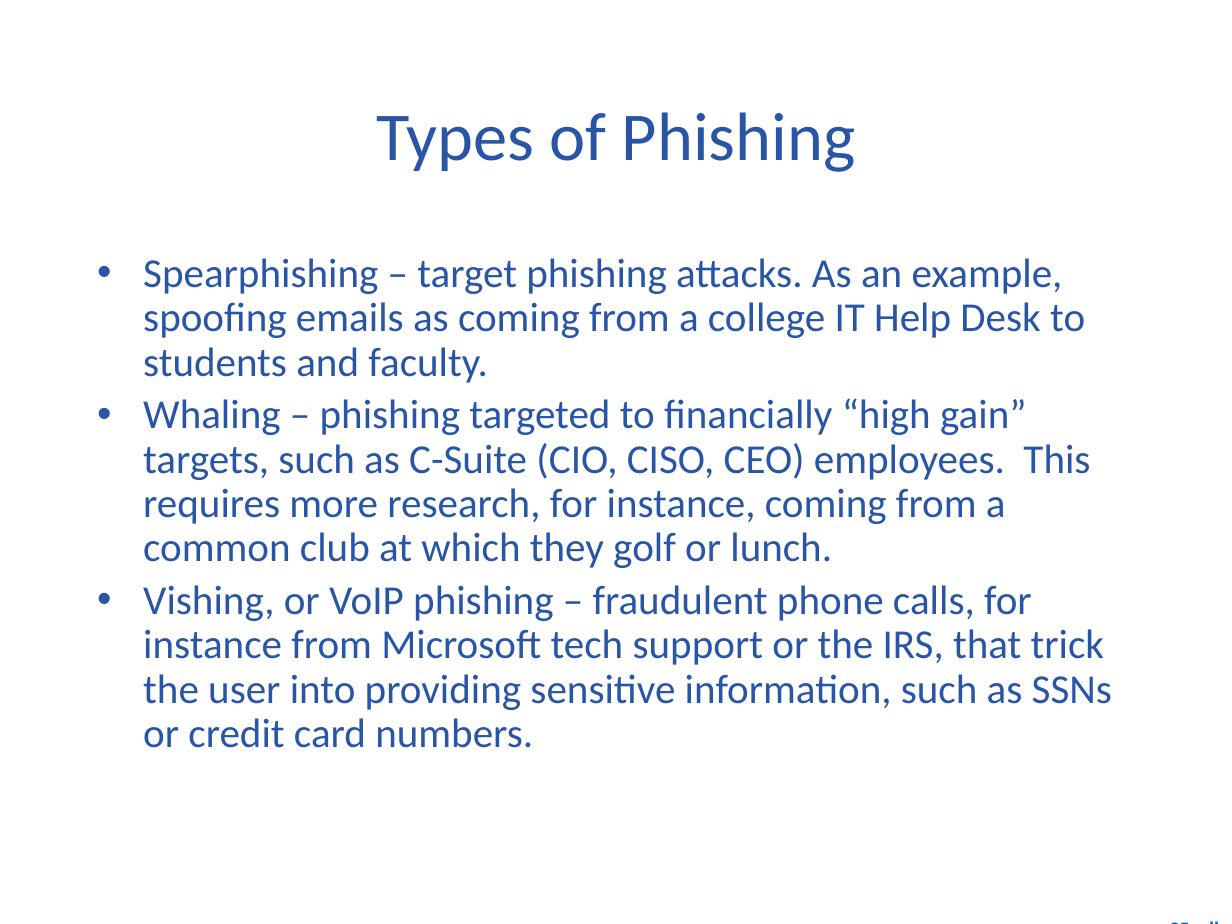
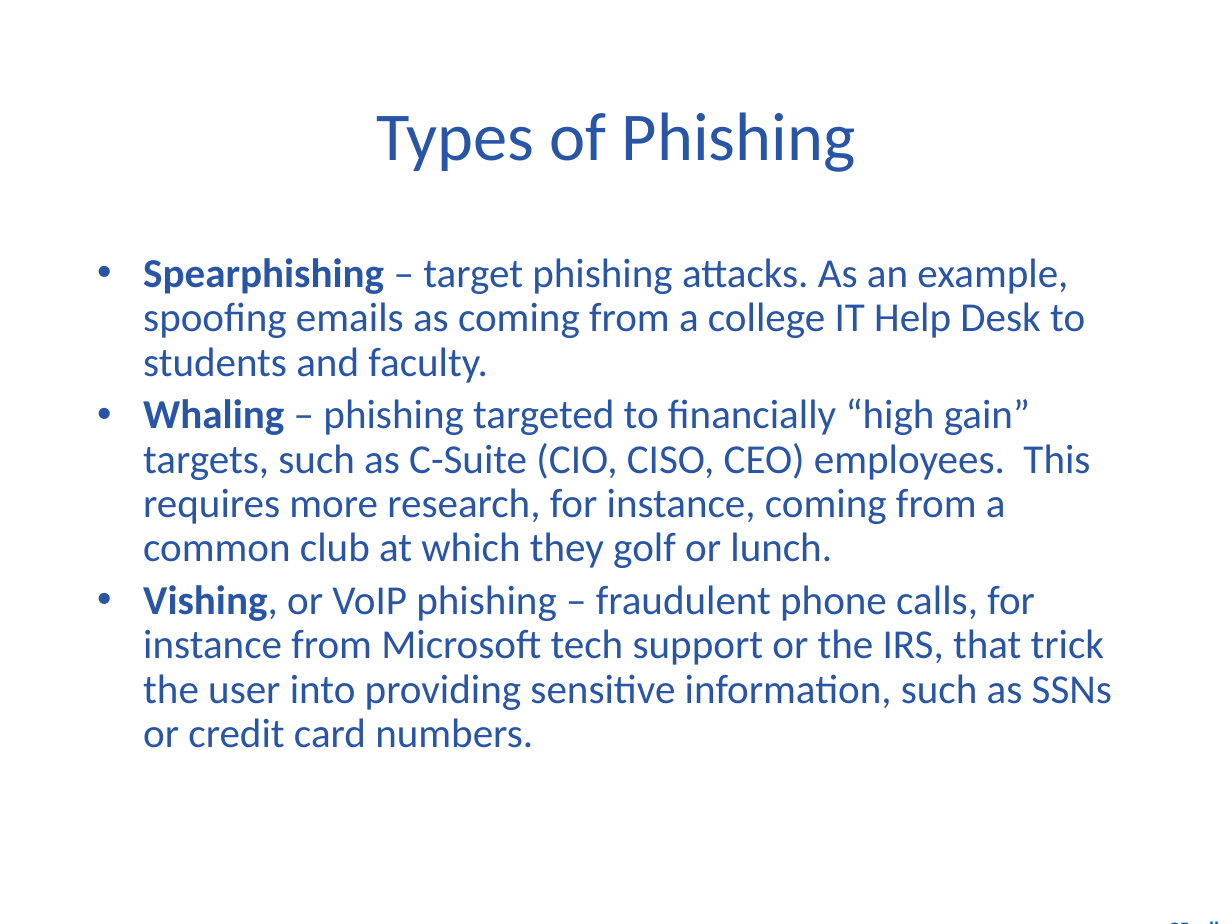
Before and after one commit to diesburg/cs4410_sp26, a slide deck: slide 20 of notes/1_Offensive_Vocabulary.pptx. Drawn at 1232x924 pixels with LibreOffice and Linux fonts; fonts in the diff are those of the drawing; background and template pictures are left out. Boxes give left, top, right and bottom in pixels: in the first picture for what was removed or moved away, otherwise in the second. Text is boxed around its words. In the diff, an @@ line names an element or a change of style, - is before the commit and + after.

```diff
--- a/notes/1_Offensive_Vocabulary.pptx
+++ b/notes/1_Offensive_Vocabulary.pptx
@@ text "Spearphishing – target phishing attacks. ..." at [143,258,1112,748]: bold on in "Spearphishing", "Whaling", "Vishing," @@
```
Also in this commit, not shown: 3 other slides changed, 5 other files.
